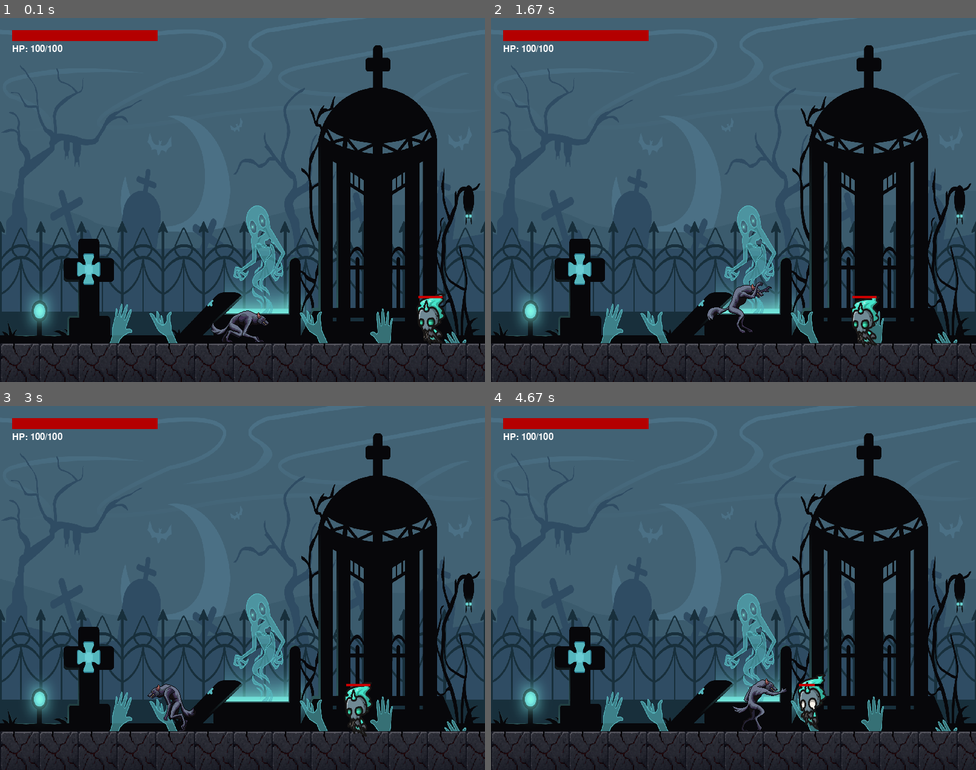
Above: before the commit, frames 1-4 (two rows, left to right).
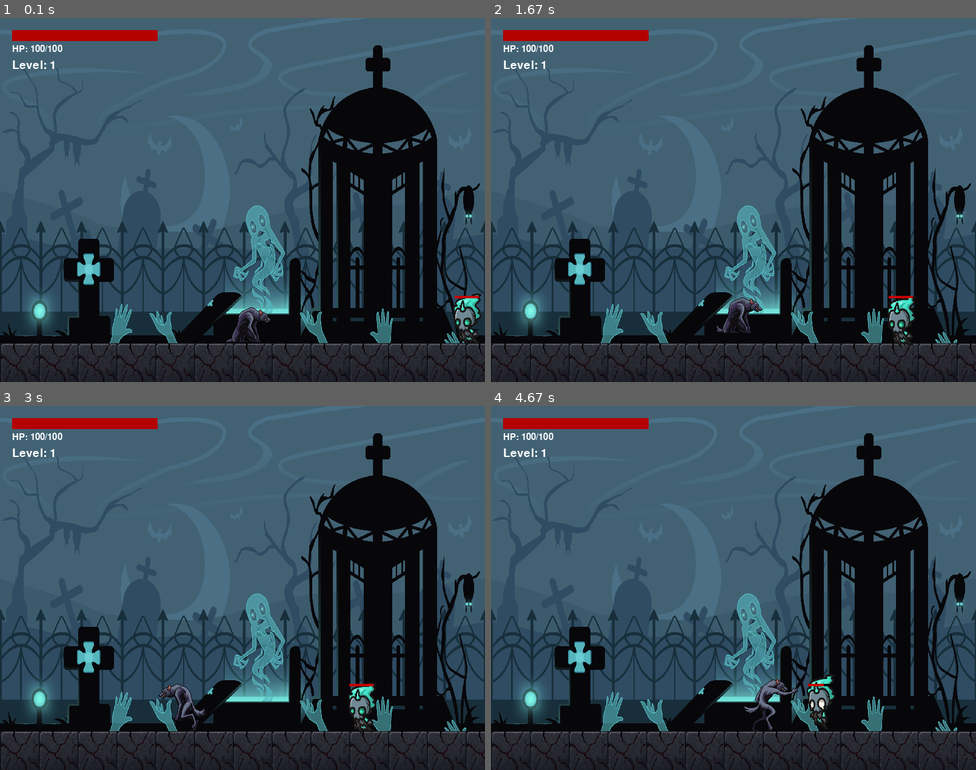
Above: after the commit, the same moments.

Repository: ReidMcLain/PyGame
Game: pygame game, started from 7.sprites/Werewolf/werewolf.py
Two runs of this game, one before a commit and one after it. Both use one fixed random seed, a clock stepped at 60 frames per second and the inputs below.
Inputs (mouse positions are in pixels of both pictures, inside the frame that each line leads up to):
- Up to frame 1 (0.1 s): no input
- Up to frame 2 (1.67 s): press the mouse at (714, 214) at 0.37 s; move the mouse to (801, 203) at 0.47 s; release the mouse at (888, 189) at 0.6 s; hold Up 1.17-1.63 s
- Up to frame 3 (3 s): hold Right 1.67-2.13 s; hold Left 2.17-2.7 s; hold Left from 2.73 s (still down)
- Up to frame 4 (4.67 s): release Left at 3.13 s; hold Up 3.17-3.53 s; hold Right 3.57-4.2 s; press the mouse at (714, 602) at 4.27 s; move the mouse to (782, 569) at 4.37 s; release the mouse at (845, 533) at 4.5 s

The runs differ from the first frame. In frame 1, 1.4% of the frame differs, in the area x 2-100%, y 11-90%; in frame 2, 1.5%, in the area x 2-88%, y 11-91%; in frame 3, 1.1%; in frame 4, 1.3%.

Commit message:
First run through of infinitely spawning wraiths.

Diff:
--- /dev/null
+++ b/7.sprites/Werewolf/level_manager.py
@@ -0,0 +1,167 @@
+import pygame
+
+
+class LevelManager:
+    def __init__(
+        self,
+        screen_width: int,
+        screen_height: int,
+        fade_out_ms: int = 700,
+        fade_in_ms: int = 400,
+        breather_ms: int = 3000,
+        spawn_min_dist: int = 250,
+        spawn_max_dist: int = 450,
+        edge_margin: int = 90,
+    ):
+        self.screen_w = int(screen_width)
+        self.screen_h = int(screen_height)
+
+        self.fade_out_ms = int(fade_out_ms)
+        self.fade_in_ms = int(fade_in_ms)
+        self.breather_ms = int(breather_ms)
+
+        self.spawn_min_dist = int(spawn_min_dist)
+        self.spawn_max_dist = int(spawn_max_dist)
+        self.edge_margin = int(edge_margin)
+
+        self.level = 1
+        self.state = "spawning"
+
+        self._state_started_at = 0
+        self._spawn_queue = []
+
+        self._fade_surface = pygame.Surface((self.screen_w, self.screen_h), pygame.SRCALPHA)
+        self._fade_alpha = 0
+
+        self._game_over = False
+        self._reached_level = 1
+
+    def is_transition_locked(self) -> bool:
+        return self.state in ("fading_out", "breather", "fading_in")
+
+    def is_game_over(self) -> bool:
+        return self._game_over
+
+    def reached_level(self) -> int:
+        return self._reached_level
+
+    def trigger_game_over(self):
+        if self._game_over:
+            return
+        self._game_over = True
+        self._reached_level = self.level
+
+    def begin_level_if_needed(self, now_ms: int, player_x: float):
+        if self._game_over:
+            return
+
+        if self.state == "spawning":
+            self._spawn_queue = self._compute_spawn_positions(player_x, self.level)
+            self.state = "playing"
+            self._state_started_at = now_ms
+
+    def notify_level_clear_if_ready(self, now_ms: int, wraiths) -> bool:
+        if self._game_over:
+            return False
+        if self.state != "playing":
+            return False
+        if not wraiths:
+            return False
+
+        for w in wraiths:
+            if getattr(w, "alive", True):
+                return False
+            if not getattr(w, "death_anim_finished", False):
+                return False
+
+        self.state = "fading_out"
+        self._state_started_at = now_ms
+        self._fade_alpha = 0
+        return True
+
+    def update(self, now_ms: int):
+        if self._game_over:
+            return
+
+        if self.state == "fading_out":
+            elapsed = now_ms - self._state_started_at
+            t = 1.0 if self.fade_out_ms <= 0 else max(0.0, min(1.0, elapsed / self.fade_out_ms))
+            self._fade_alpha = int(255 * t)
+            if t >= 1.0:
+                self.state = "breather"
+                self._state_started_at = now_ms
+
+        elif self.state == "breather":
+            elapsed = now_ms - self._state_started_at
+            self._fade_alpha = 255
+            if elapsed >= self.breather_ms:
+                self.level += 1
+                self.state = "fading_in"
+                self._state_started_at = now_ms
+
+        elif self.state == "fading_in":
+            elapsed = now_ms - self._state_started_at
+            t = 1.0 if self.fade_in_ms <= 0 else max(0.0, min(1.0, elapsed / self.fade_in_ms))
+            self._fade_alpha = int(255 * (1.0 - t))
+            if t >= 1.0:
+                self._fade_alpha = 0
+                self.state = "spawning"
+
+    def consume_spawn_queue(self):
+        out = list(self._spawn_queue)
+        self._spawn_queue.clear()
+        return out
+
+    def draw_fade(self, screen):
+        if self._fade_alpha <= 0:
+            return
+        self._fade_surface.fill((0, 0, 0, self._fade_alpha))
+        screen.blit(self._fade_surface, (0, 0))
+
+    def _compute_spawn_positions(self, player_x: float, count: int):
+        count = max(1, int(count))
+
+        left_bound = self.edge_margin
+        right_bound = self.screen_w - self.edge_margin
+
+        player_x = float(player_x)
+        min_d = self.spawn_min_dist
+        max_d = self.spawn_max_dist
+
+        candidates = []
+
+        if count == 1:
+            candidates = [player_x + max_d]
+        else:
+            span = right_bound - left_bound
+            step = span / (count + 1)
+            candidates = [left_bound + step * (i + 1) for i in range(count)]
+
+        def clamp(x):
+            if x < left_bound:
+                return left_bound
+            if x > right_bound:
+                return right_bound
+            return x
+
+        out = []
+        for x in candidates:
+            x = clamp(x)
+
+            dx = abs(x - player_x)
+            if dx < min_d:
+                direction = -1 if x >= player_x else 1
+                x = clamp(player_x + direction * min_d)
+
+            dx = abs(x - player_x)
+            if dx > max_d:
+                direction = 1 if x >= player_x else -1
+                x = clamp(player_x + direction * max_d)
+
+            out.append(int(x))
+
+        for i in range(1, len(out)):
+            if out[i] <= out[i - 1] + 40:
+                out[i] = clamp(out[i - 1] + 60)
+
+        return out
--- a/7.sprites/Werewolf/werewolf.py
+++ b/7.sprites/Werewolf/werewolf.py
@@ -1,9 +1,9 @@
 import pygame
 import sys
-import math
 
 from physics import move_with_collisions
 from wraith import Wraith
+from level_manager import LevelManager
 
 pygame.init()
 
@@ -15,8 +15,6 @@
 PLAYER_HIT_MARGIN_Y = 20
 
 LAND_OFFSET = 0
-
-BOUND_THICKNESS = 64
 
 DEBUG_BOXES = False
 
@@ -42,12 +40,7 @@
     pygame.Rect(i * TILE_SIZE, SCREEN_HEIGHT - TILE_SIZE, TILE_SIZE, TILE_SIZE)
     for i in range(tiles_across)
 ]
-world_walls = [
-    pygame.Rect(-BOUND_THICKNESS, 0, BOUND_THICKNESS, SCREEN_HEIGHT),
-    pygame.Rect(SCREEN_WIDTH, 0, BOUND_THICKNESS, SCREEN_HEIGHT),
-    pygame.Rect(0, -BOUND_THICKNESS, SCREEN_WIDTH, BOUND_THICKNESS),
-    pygame.Rect(0, SCREEN_HEIGHT, SCREEN_WIDTH, BOUND_THICKNESS),
-]
+
 
 class Player:
     def __init__(self, x, y):
@@ -59,14 +52,10 @@
 
         self.idle_frames = self.load_sheet("assets/WerewolfAnimations/Idle.png", 8)
         self.walk_frames = self.load_sheet("assets/WerewolfAnimations/walk.png", 11)
-        self.run_frames = self.load_sheet("assets/WerewolfAnimations/Run.png", 9)
-        self.jump_frames = self.load_sheet("assets/WerewolfAnimations/Jump.png", 11)
 
         self.attack1_frames = self.load_sheet("assets/WerewolfAnimations/Attack_1.png", 6)
         self.attack2_frames = self.load_sheet("assets/WerewolfAnimations/Attack_2.png", 4)
         self.attack3_frames = self.load_sheet("assets/WerewolfAnimations/Attack_3.png", 5)
-
-        self.run_attack_frames = self.load_sheet("assets/WerewolfAnimations/Run+Attack.png", 7)
 
         self.hurt_frames = self.load_sheet("assets/WerewolfAnimations/Hurt.png", 2)
         self.dead_frames = self.load_sheet("assets/WerewolfAnimations/Dead.png", 2)
@@ -75,20 +64,15 @@
         self.previous_state = self.state
         self.frame_index = 0
         self.anim_timer = 0
-
         self.anim_speed_idle = 120
         self.anim_speed_walk = 80
-        self.anim_speed_run = 70
-        self.anim_speed_jump = 65
         self.anim_speed_attack = 70
-        self.anim_speed_run_attack = 65
         self.anim_speed_hurt = 80
         self.anim_speed_dead = 120
 
         self.vx = 0
         self.vy = 0
-        self.walk_speed = 5
-        self.run_speed = 8
+        self.speed = 5
         self.jump_impulse = -18
         self.on_ground = False
         self.facing_left = False
@@ -101,8 +85,6 @@
         self.attack_mode = None
         self.attack_chain = 0
         self.attack_queued = False
-
-        self.run_attack_locked_vx = 0
 
         self.max_health = 100
         self.health = 100
@@ -113,8 +95,6 @@
         self.hurt_lock_remaining = 0
 
         self.dead = False
-
-        self.running = False
 
     def load_sheet(self, filename, count):
         sheet = pygame.image.load(filename).convert_alpha()
@@ -143,7 +123,6 @@
             "attack1": {"frames": (2, 3), "reach": 10, "w": 40, "h": 44},
             "attack2": {"frames": (2, 3), "reach": 12, "w": 44, "h": 48},
             "attack3": {"frames": (2, 4), "reach": 14, "w": 48, "h": 50},
-            "run_attack": {"frames": (2, 5), "reach": 12, "w": 46, "h": 48},
         }
 
         if self.attack_mode not in spec:
@@ -200,26 +179,15 @@
             self.vx = 0
             return
 
-        if self.attack_mode == "run_attack":
-            self.vx = self.run_attack_locked_vx
-            return
-
         self.vx = 0
-        self.running = False
-
-        wants_run = keys[pygame.K_LSHIFT] or keys[pygame.K_RSHIFT]
-        speed = self.run_speed if wants_run else self.walk_speed
 
         if self.attack_mode is None:
             if keys[pygame.K_LEFT] or keys[pygame.K_a]:
-                self.vx = -speed
+                self.vx = -self.speed
                 self.facing_left = True
             elif keys[pygame.K_RIGHT] or keys[pygame.K_d]:
-                self.vx = speed
+                self.vx = self.speed
                 self.facing_left = False
-
-        if abs(self.vx) > 0.1 and wants_run and self.on_ground and self.attack_mode is None:
-            self.running = True
 
         if (keys[pygame.K_SPACE] or keys[pygame.K_w] or keys[pygame.K_UP]) and self.on_ground and self.attack_mode is None:
             self.vy = self.jump_impulse
@@ -229,34 +197,14 @@
 
         if left_click:
             if self.attack_mode is None:
-                run_attack_ok = wants_run and self.on_ground and abs(self.vx) > 0.1
-                if run_attack_ok:
-                    self.attack_mode = "run_attack"
-                    self.attack_chain = 0
-                    self.attack_queued = False
-                    self.frame_index = 0
-                    self.anim_timer = 0
-                    self.run_attack_locked_vx = self.vx
-                else:
-                    self.attack_mode = f"attack{self.attack_chain + 1}"
-                    self.attack_queued = False
-                    self.frame_index = 0
-                    self.anim_timer = 0
-                    self.vx = 0
+                self.attack_mode = f"attack{self.attack_chain + 1}"
+                self.attack_queued = False
+                self.frame_index = 0
+                self.anim_timer = 0
+                self.vx = 0
             else:
-                if self.attack_mode.startswith("attack") and not self.attack_queued:
+                if not self.attack_queued:
                     self.attack_queued = True
-
-    def _choose_base_animation(self):
-        if not self.on_ground and not self.on_wraith:
-            return "jump", self.jump_frames, self.anim_speed_jump
-
-        if self.on_ground and abs(self.vx) > 0.1:
-            if self.running:
-                return "run", self.run_frames, self.anim_speed_run
-            return "walk", self.walk_frames, self.anim_speed_walk
-
-        return "idle", self.idle_frames, self.anim_speed_idle
 
     def update(self, dt, solids):
         if self.dead:
@@ -269,12 +217,7 @@
                     self.frame_index += 1
             return
 
-        if not self.on_wraith:
-            move_with_collisions(self, solids)
-        else:
-            self.x += self.vx
-            self.vy = 0
-            self.on_ground = True
+        move_with_collisions(self, solids)
 
         if self.hurt_lock_remaining > 0:
             self.hurt_lock_remaining -= 1
@@ -287,20 +230,28 @@
             if self.attack_mode is not None:
                 if self.attack_mode == "attack1":
                     frames = self.attack1_frames
-                    speed = self.anim_speed_attack
                 elif self.attack_mode == "attack2":
                     frames = self.attack2_frames
-                    speed = self.anim_speed_attack
-                elif self.attack_mode == "attack3":
+                else:
                     frames = self.attack3_frames
-                    speed = self.anim_speed_attack
+                speed = self.anim_speed_attack
+            else:
+                if self.on_ground and abs(self.vx) > 0.1:
+                    self.state = "walk"
+                elif self.on_ground:
+                    self.state = "idle"
                 else:
-                    frames = self.run_attack_frames
-                    speed = self.anim_speed_run_attack
-            else:
-                self.state, frames, speed = self._choose_base_animation()
-
-        if self.attack_mode is None and self.hurt_lock_remaining <= 0 and self.state in ("idle", "walk", "run", "jump"):
+                    if self.state not in ("walk", "idle"):
+                        self.state = "idle"
+
+                if self.state == "walk":
+                    frames = self.walk_frames
+                    speed = self.anim_speed_walk
+                else:
+                    frames = self.idle_frames
+                    speed = self.anim_speed_idle
+
+        if self.attack_mode is None and self.state in ("idle", "walk"):
             if self.state != self.previous_state:
                 self.frame_index = 0
                 self.anim_timer = 0
@@ -309,23 +260,14 @@
         self.anim_timer += dt
         if self.anim_timer >= speed:
             self.anim_timer = 0
-
-            if self.dead:
-                return
+            self.frame_index += 1
 
             if self.hurt_lock_remaining > 0:
-                self.frame_index += 1
                 if self.frame_index >= len(frames):
                     self.frame_index = 0
-
             elif self.attack_mode is not None:
-                self.frame_index += 1
                 if self.frame_index >= len(frames):
-                    if self.attack_mode == "run_attack":
-                        self.attack_mode = None
-                        self.frame_index = 0
-                        self.run_attack_locked_vx = 0
-                    elif self.attack_mode.startswith("attack") and self.attack_queued:
+                    if self.attack_mode.startswith("attack") and self.attack_queued:
                         self.attack_chain = (self.attack_chain + 1) % 3
                         self.attack_mode = f"attack{self.attack_chain + 1}"
                         self.frame_index = 0
@@ -334,15 +276,8 @@
                         self.attack_mode = None
                         self.attack_chain = 0
                         self.frame_index = 0
-
             else:
-                if self.state == "jump":
-                    if self.frame_index < len(frames) - 1:
-                        self.frame_index += 1
-                    else:
-                        self.frame_index = len(frames) - 1
-                else:
-                    self.frame_index = (self.frame_index + 1) % len(frames)
+                self.frame_index %= len(frames)
 
     def draw(self, surface, camera_x=0):
         if self.dead:
@@ -354,19 +289,12 @@
                 frames = self.attack1_frames
             elif self.attack_mode == "attack2":
                 frames = self.attack2_frames
-            elif self.attack_mode == "attack3":
+            else:
                 frames = self.attack3_frames
-            else:
-                frames = self.run_attack_frames
+        elif self.state == "walk":
+            frames = self.walk_frames
         else:
-            if not self.on_ground and not self.on_wraith:
-                frames = self.jump_frames
-            elif self.state == "run":
-                frames = self.run_frames
-            elif self.state == "walk":
-                frames = self.walk_frames
-            else:
-                frames = self.idle_frames
+            frames = self.idle_frames
 
         idx = min(self.frame_index, len(frames) - 1)
         frame = frames[idx]
@@ -411,32 +339,10 @@
 
 
 def land_player_on_wraith_from_above(player, prev_rect, wraith):
-    p_rect = player.get_rect()
-    w_rect = wraith.get_solidbox()
-
-    if player.vy < 0:
-        return False
-
-    if p_rect.right <= w_rect.left or p_rect.left >= w_rect.right:
-        return False
-
-    if prev_rect.bottom > w_rect.top:
-        return False
-
-    if p_rect.bottom < w_rect.top:
-        return False
-
-    p_rect.bottom = w_rect.top - LAND_OFFSET
-    player.y = p_rect.centery
-    player.vy = 0
-    player.vx = 0
-    player.on_ground = True
-    player.on_wraith = True
-    wraith.has_rider = True
-    return True
-
-
-def draw_player_hud(surface, player):
+    return False
+
+
+def draw_player_hud(surface, player, level_manager):
     bar_x = 20
     bar_y = 20
     bar_w = 240
@@ -458,15 +364,27 @@
     text = font.render(f"HP: {player.health}/{player.max_health}", True, (255, 255, 255))
     surface.blit(text, (bar_x, bar_y + bar_h + 6))
 
-
-def main():
-    clock = pygame.time.Clock()
-
-    player_start_y = SCREEN_HEIGHT - TILE_SIZE - 64
-    player = Player(SCREEN_WIDTH // 2, player_start_y)
-
-    wraith = Wraith(
-        x=SCREEN_WIDTH - 150,
+    font2 = pygame.font.SysFont(None, 28)
+    lvl = font2.render(f"Level: {level_manager.level}", True, (255, 255, 255))
+    surface.blit(lvl, (bar_x, bar_y + bar_h + 30))
+
+
+def draw_game_over(surface, level_manager):
+    font = pygame.font.SysFont(None, 56)
+    font2 = pygame.font.SysFont(None, 28)
+
+    msg = font.render("GAME OVER", True, (255, 255, 255))
+    msg2 = font2.render(f"You reached level {level_manager.reached_level()}", True, (255, 255, 255))
+    msg3 = font2.render("Press ESC to quit", True, (255, 255, 255))
+
+    surface.blit(msg, (SCREEN_WIDTH // 2 - msg.get_width() // 2, SCREEN_HEIGHT // 2 - 80))
+    surface.blit(msg2, (SCREEN_WIDTH // 2 - msg2.get_width() // 2, SCREEN_HEIGHT // 2 - 20))
+    surface.blit(msg3, (SCREEN_WIDTH // 2 - msg3.get_width() // 2, SCREEN_HEIGHT // 2 + 20))
+
+
+def spawn_wraith_at(x):
+    return Wraith(
+        x=x,
         y=SCREEN_HEIGHT - TILE_SIZE - 128 + 30,
         idle_folder="Wraith1Idle",
         walk_folder="Wraith1Walking",
@@ -475,6 +393,26 @@
         hover_speed=0.005,
     )
 
+
+def main():
+    clock = pygame.time.Clock()
+
+    player_start_y = SCREEN_HEIGHT - TILE_SIZE - 64
+    player = Player(SCREEN_WIDTH // 2, player_start_y)
+
+    level_manager = LevelManager(
+        SCREEN_WIDTH,
+        SCREEN_HEIGHT,
+        fade_out_ms=700,
+        fade_in_ms=400,
+        breather_ms=3000,
+        spawn_min_dist=250,
+        spawn_max_dist=450,
+        edge_margin=90,
+    )
+
+    wraiths = []
+
     running = True
     while running:
         dt = clock.tick(FPS)
@@ -491,46 +429,76 @@
         keys = pygame.key.get_pressed()
         mouse_buttons = pygame.mouse.get_pressed()
 
+        if level_manager.is_game_over():
+            if keys[pygame.K_ESCAPE]:
+                running = False
+
+            screen.blit(background_image, (0, 0))
+            for block in bridge_blocks:
+                screen.blit(gothic_tile, (block.x, block.y))
+
+            for w in wraiths:
+                w.draw(screen, 0, DEBUG_BOXES)
+            player.draw(screen, 0)
+
+            draw_game_over(screen, level_manager)
+            pygame.display.flip()
+            continue
+
+        level_manager.begin_level_if_needed(now, player.x)
+        spawn_xs = level_manager.consume_spawn_queue()
+        if spawn_xs:
+            wraiths = [spawn_wraith_at(x) for x in spawn_xs]
+
+        transition_locked = level_manager.is_transition_locked()
+
         prev_player_rect = player.get_rect()
 
-        wraith.chase(player.x)
-        wraith.update(dt, now, player)
-
-        if not player.on_wraith and wraith.get_solidbox().colliderect(prev_player_rect):
-            wraith.x -= wraith.last_step
-
-        solids = list(bridge_blocks) + world_walls
-        player.handle_input(keys, mouse_buttons)
-        player.update(dt, solids)
-
-        if player.on_wraith:
-            w_rect = wraith.get_solidbox()
-            p_rect = player.get_rect()
-            p_rect.bottom = w_rect.top - LAND_OFFSET
-            player.y = p_rect.centery
+        if not transition_locked:
+            for w in wraiths:
+                w.chase(player.x)
+                w.update(dt, now, player)
+        else:
+            for w in wraiths:
+                w.last_step = 0
+
+        solids = list(bridge_blocks)
+
+        if not transition_locked:
+            player.handle_input(keys, mouse_buttons)
+            player.update(dt, solids)
+        else:
+            player.vx = 0
             player.vy = 0
-            player.on_ground = True
-            wraith.has_rider = True
-
-            if p_rect.right <= w_rect.left or p_rect.left >= w_rect.right:
-                player.on_wraith = False
-                wraith.has_rider = False
-
-        landed = land_player_on_wraith_from_above(player, prev_player_rect, wraith)
-
-        if not landed and not player.on_wraith:
-            wraith.has_rider = False
-            resolve_player_vs_wraith_horizontal(player, prev_player_rect, wraith)
+            player.attack_mode = None
+            player.attack_chain = 0
+            player.attack_queued = False
+            player.update(0, solids)
+
+        for w in wraiths:
+            if w.get_solidbox().colliderect(prev_player_rect) and w.last_step != 0:
+                w.x -= w.last_step
+
+        for w in wraiths:
+            resolve_player_vs_wraith_horizontal(player, prev_player_rect, w)
+
+        level_manager.notify_level_clear_if_ready(now, wraiths)
+        level_manager.update(now)
+
+        if player.dead and player.frame_index >= len(player.dead_frames) - 1:
+            level_manager.trigger_game_over()
 
         screen.blit(background_image, (0, 0))
         for block in bridge_blocks:
             screen.blit(gothic_tile, (block.x, block.y))
 
         camera_x = 0
-        wraith.draw(screen, camera_x, DEBUG_BOXES)
+        for w in wraiths:
+            w.draw(screen, camera_x, DEBUG_BOXES)
         player.draw(screen, camera_x)
 
-        draw_player_hud(screen, player)
+        draw_player_hud(screen, player, level_manager)
+        level_manager.draw_fade(screen)
 
         pygame.display.flip()
 
--- a/7.sprites/Werewolf/wraith.py
+++ b/7.sprites/Werewolf/wraith.py
@@ -73,6 +73,7 @@
         self.max_health = 3
         self.health = 3
         self.alive = True
+        self.death_anim_finished = False
 
         self.attack_frame_start = 5
         self.attack_frame_end = 7
@@ -131,7 +132,7 @@
         return frames
 
     def get_solidbox(self):
-        if not self.alive:
+        if not self.alive and self.state != "dying":
             return pygame.Rect(0, 0, 0, 0)
 
         return pygame.Rect(self.x + WRAITH_SOLID_OX, self.y + WRAITH_SOLID_OY, WRAITH_SOLID_W, WRAITH_SOLID_H)
@@ -257,6 +258,7 @@
                     self.frame_index = len(self.dying_frames) - 1
                     self.state = "dead"
                     self.alive = False
+                    self.death_anim_finished = True
             self.hover_offset = 0
             return
 
